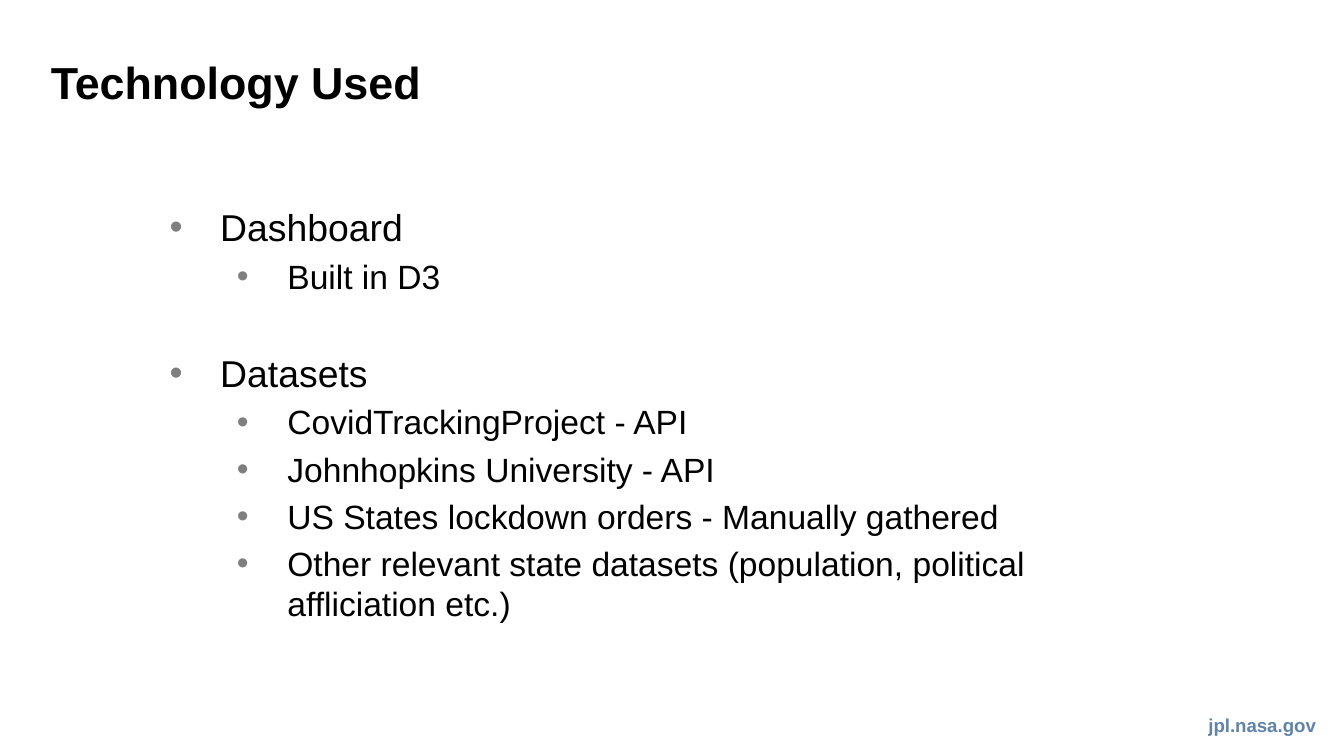
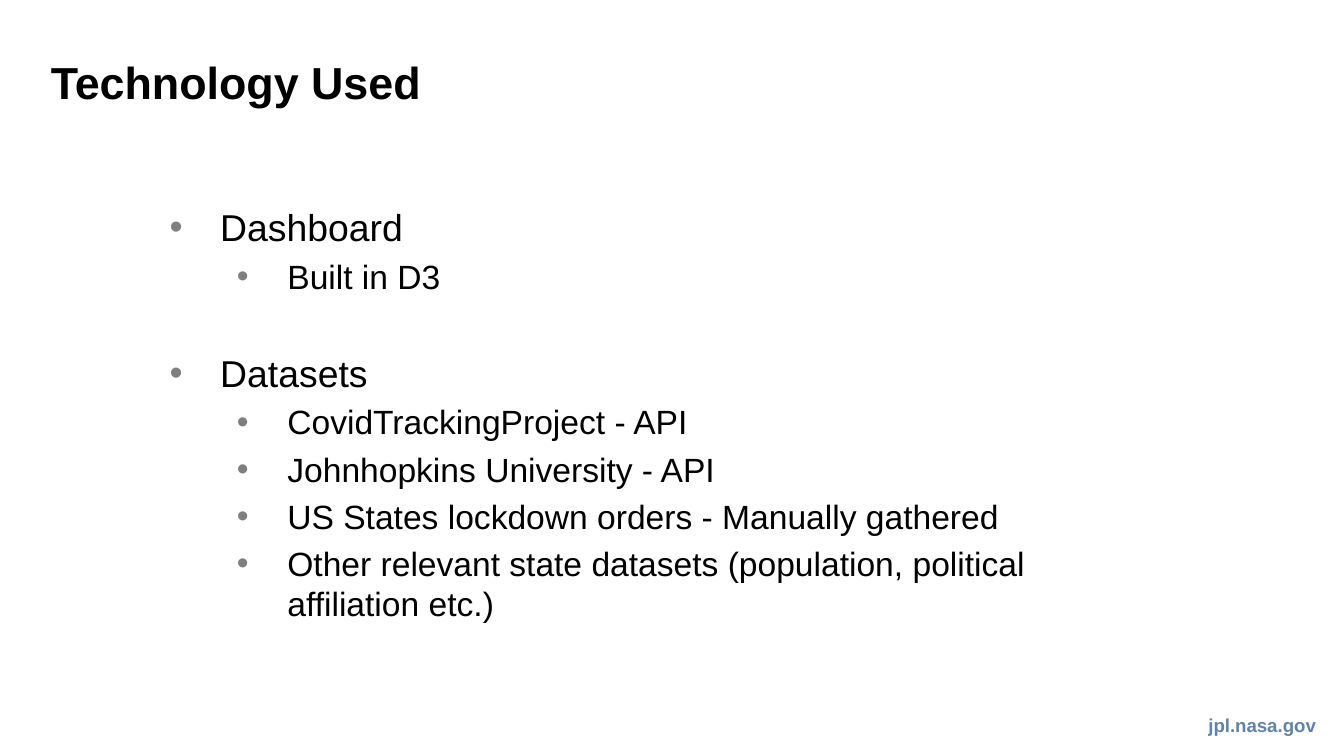
Before and after one commit to ericjunkins/covid-19-us-states, a slide deck: slide 3 of pptx/covid_us_dashboard.pptx. Drawn at 1344x756 pixels with LibreOffice and Linux fonts; fonts in the diff are those of the drawing. Boxes give left, top, right and bottom in pixels: in the first picture for what was removed or moved away, otherwise in the second. Text is boxed around its words. In the diff, an @@ line names an element or a change of style, - is before the commit and + after.

```diff
--- a/pptx/covid_us_dashboard.pptx
+++ b/pptx/covid_us_dashboard.pptx
@@ text at [287,551,1025,622]: text changed @@
-  • Other relevant state datasets (population, political affliciation etc.)
+  • Other relevant state datasets (population, political affiliation etc.)
```
Also in this commit, not shown: 2 other slides changed, 5 slides added, 1 other file.
